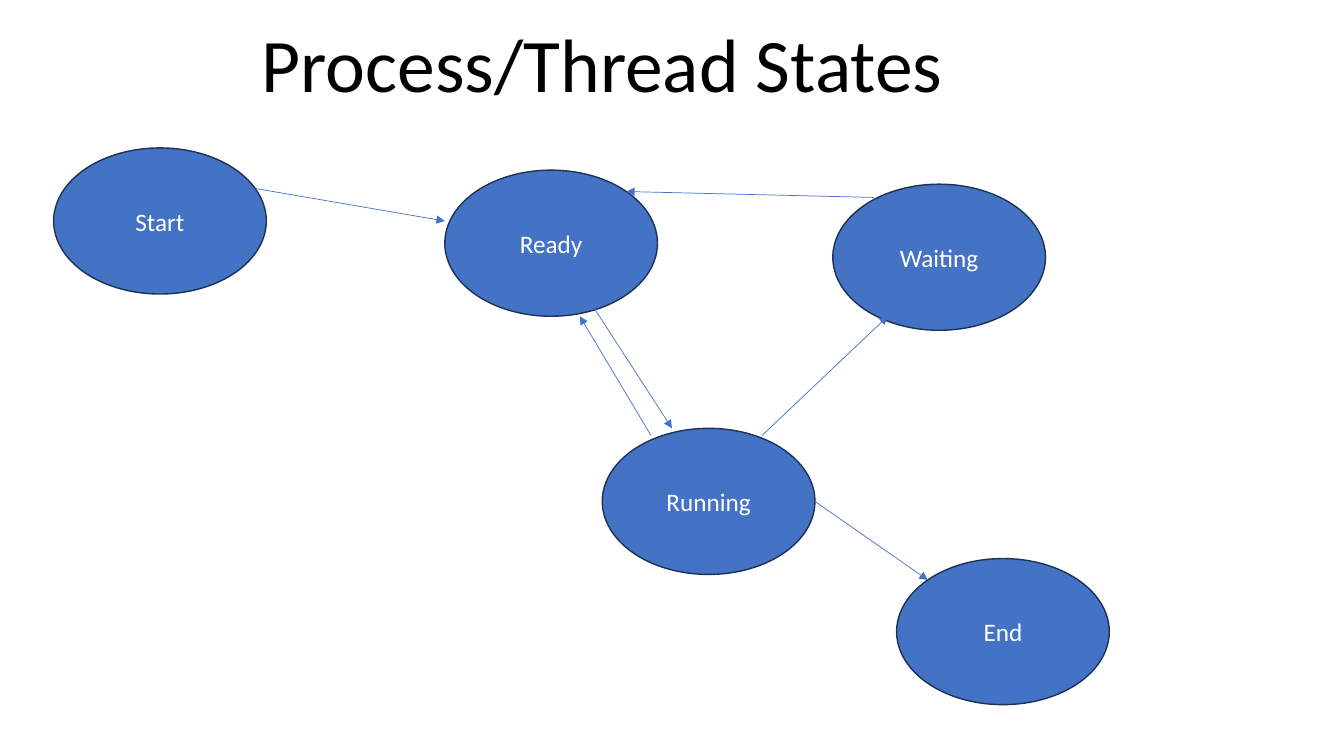
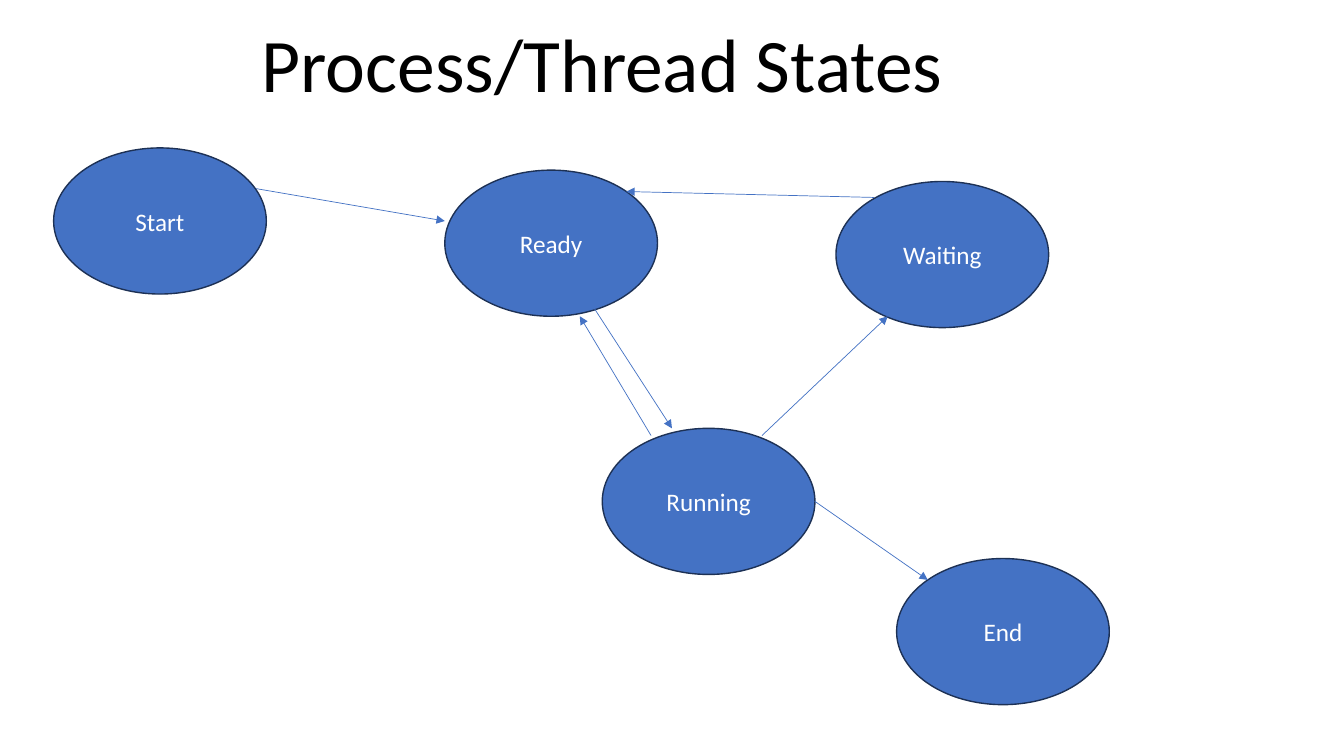
Before and after one commit to oguzkaran/JavaApp2-Jan-2024, a slide deck: slide 1 of doc/figures/process-states.pptx. Drawn at 1344x756 pixels with LibreOffice and Linux fonts; fonts in the diff are those of the drawing. Boxes give left, top, right and bottom in pixels: in the first picture for what was removed or moved away, otherwise in the second. Text is boxed around its words. In the diff, an @@ line names an element or a change of style, - is before the commit and + after.

```diff
--- a/doc/figures/process-states.pptx
+++ b/doc/figures/process-states.pptx
@@ ellipse "Waiting": place and size @@
-ellipse "Waiting" at bbox=[833, 185, 1046, 331]
+ellipse "Waiting" at bbox=[836, 181, 1049, 328]
```
